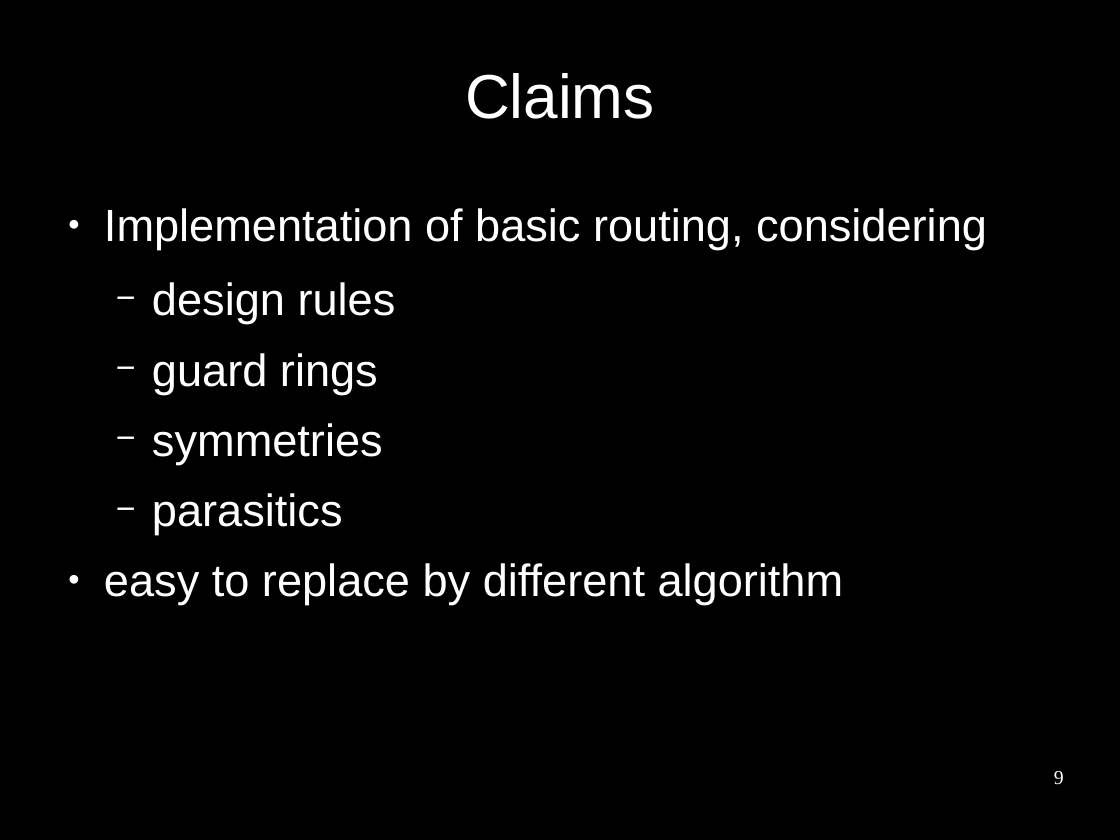
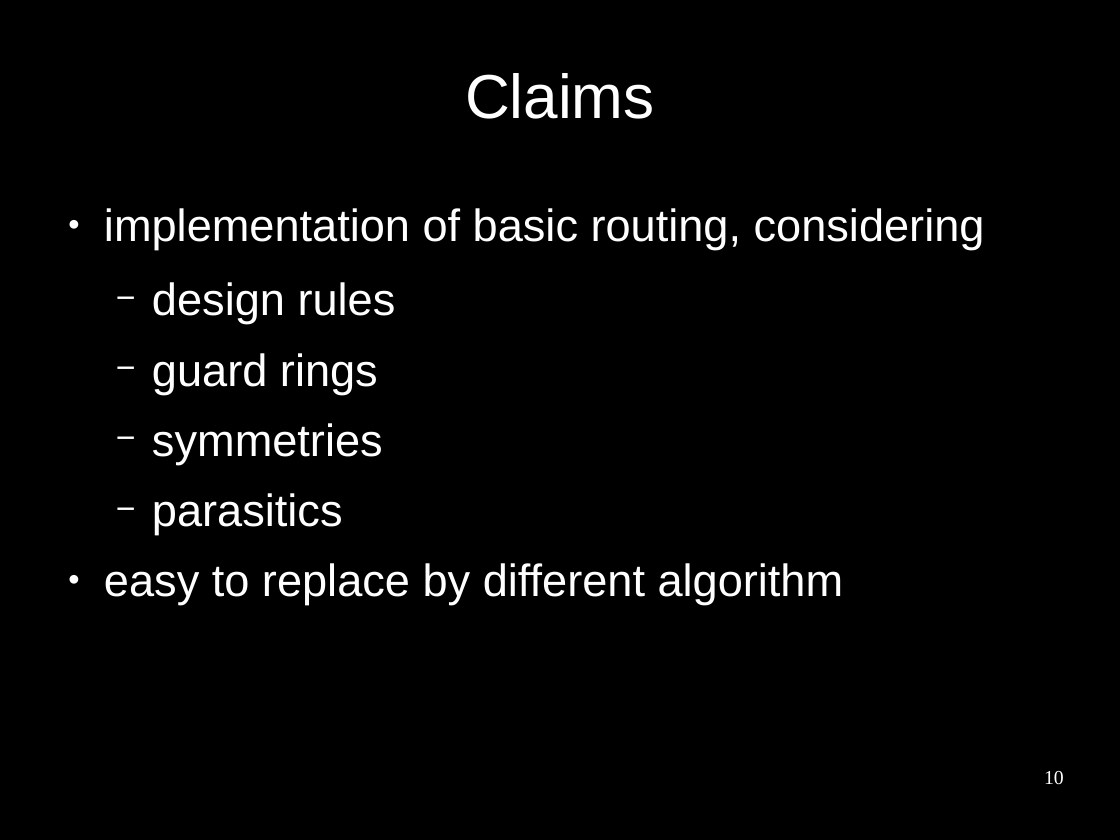
Before and after one commit to benediktibk/bachelorthesis, a slide deck: slide 10 of presentation.odp (slide 9 before the commit). Drawn at 1120x840 pixels with LibreOffice and Linux fonts; fonts in the diff are those of the drawing; background and template pictures are left out. Boxes give left, top, right and bottom in pixels: in the first picture for what was removed or moved away, otherwise in the second. Text is boxed around its words. In the diff, an @@ line names an element or a change of style, - is before the commit and + after.

```diff
--- a/presentation.odp
+++ b/presentation.odp
@@ text at (104, 208, 985, 250): text changed @@
-● Implementation of basic routing, considering
+● implementation of basic routing, considering
@@ page number at (1044, 771, 1064, 785): text changed @@
-9
+10
```
Also in this commit, not shown: 21 other slides changed, 2 slides added.
